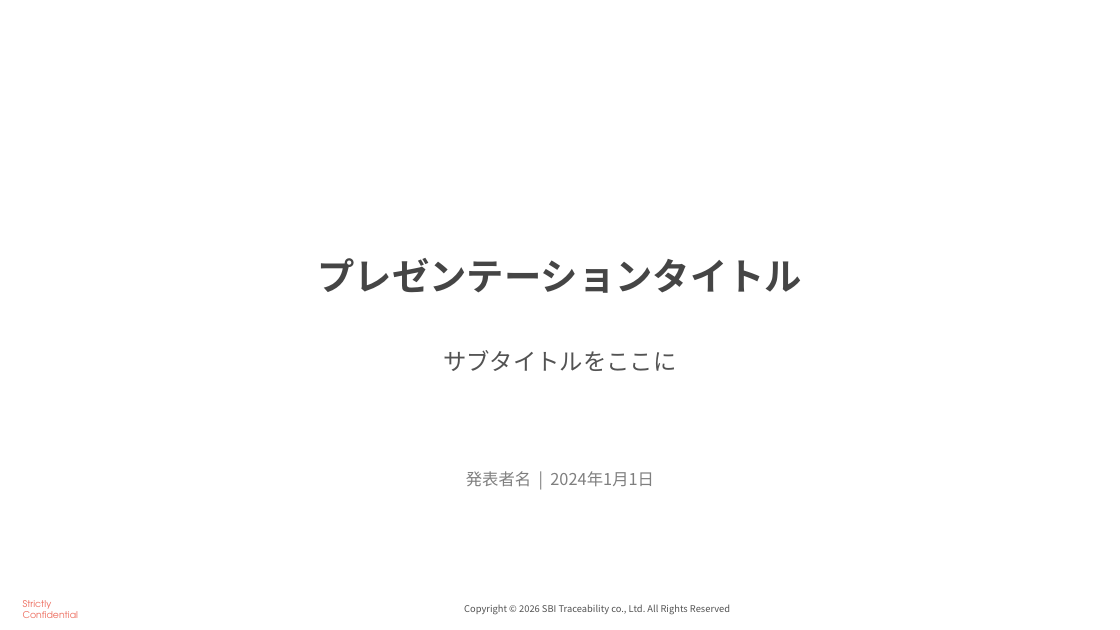
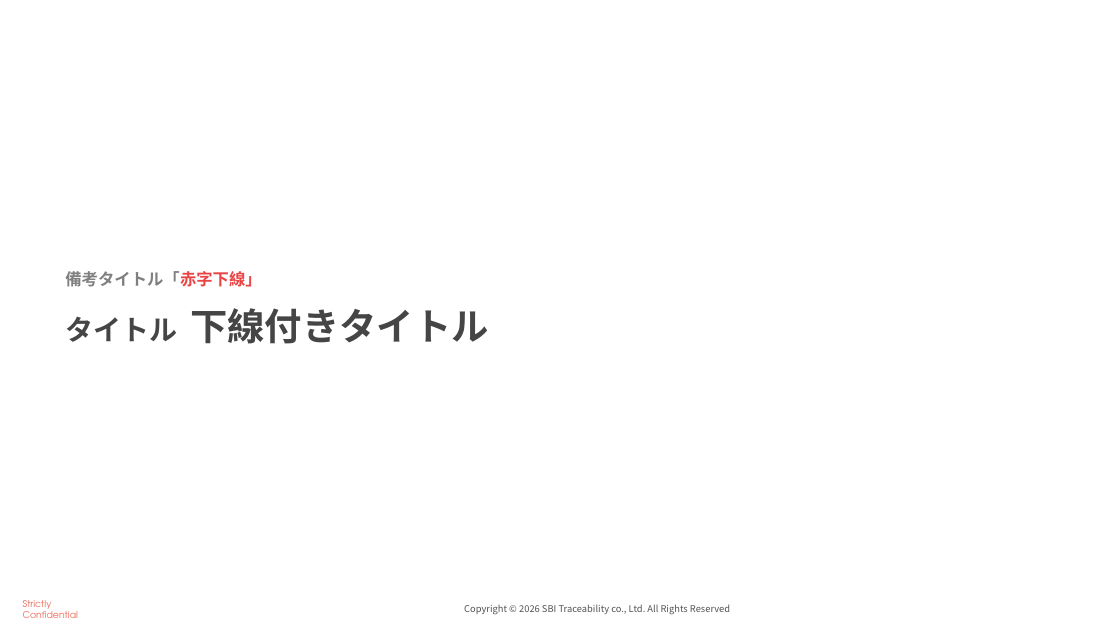
Before and after one commit to SBITraceability/sbita-pptxgenjs-template, a slide deck: slide 1 of template/sbita-template.pptx. Drawn at 1120x630 pixels with LibreOffice and Linux fonts; fonts in the diff are those of the drawing. Boxes give left, top, right and bottom in pixels: in the first picture for what was removed or moved away, otherwise in the second. Text is boxed around its words. In the diff, an @@ line names an element or a change of style, - is before the commit and + after.

```diff
--- a/template/sbita-template.pptx
+++ b/template/sbita-template.pptx
@@ text removed at [317,258,802,293] @@
-プレゼンテーションタイトル
@@ text added at [65,271,261,287], 14 pt, text #7F7F7F, bold @@
+備考タイトル「赤字下線」
@@ text added at [65,308,489,344], 32 pt, text #454545, bold @@
+タイトル 下線付きタイトル
@@ text removed at [443,350,677,371] @@
-サブタイトルをここに
@@ text removed at [466,471,654,486] @@
-発表者名 | 2024年1月1日
```
Also in this commit, not shown: 7 other files.
